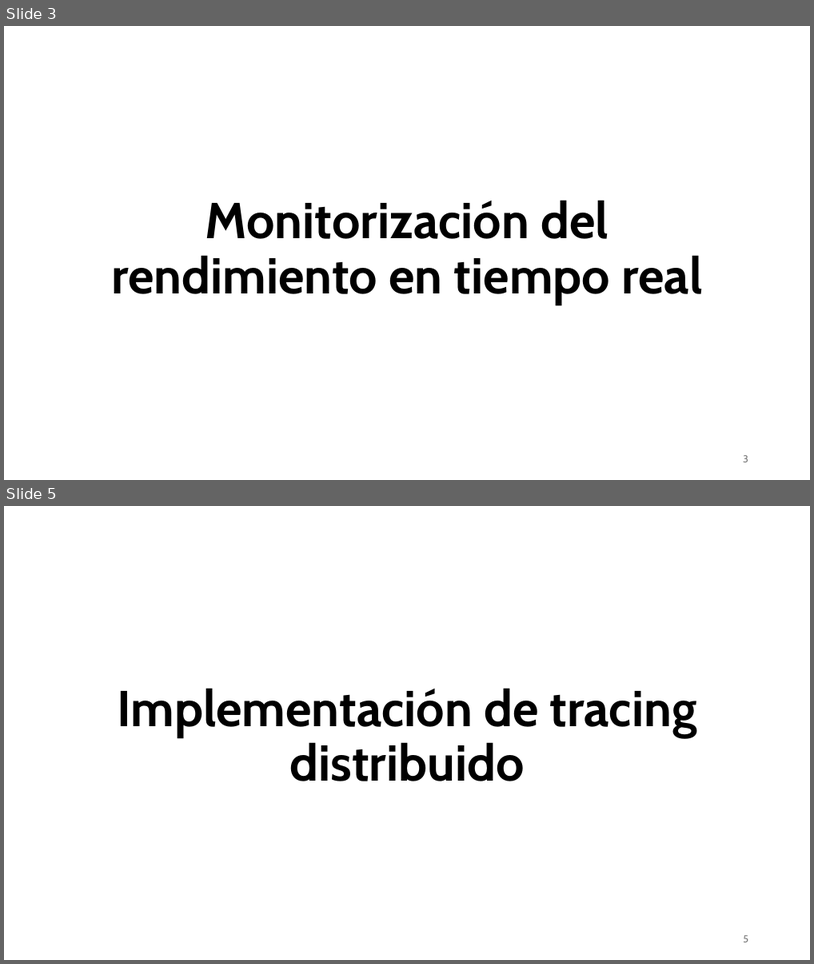
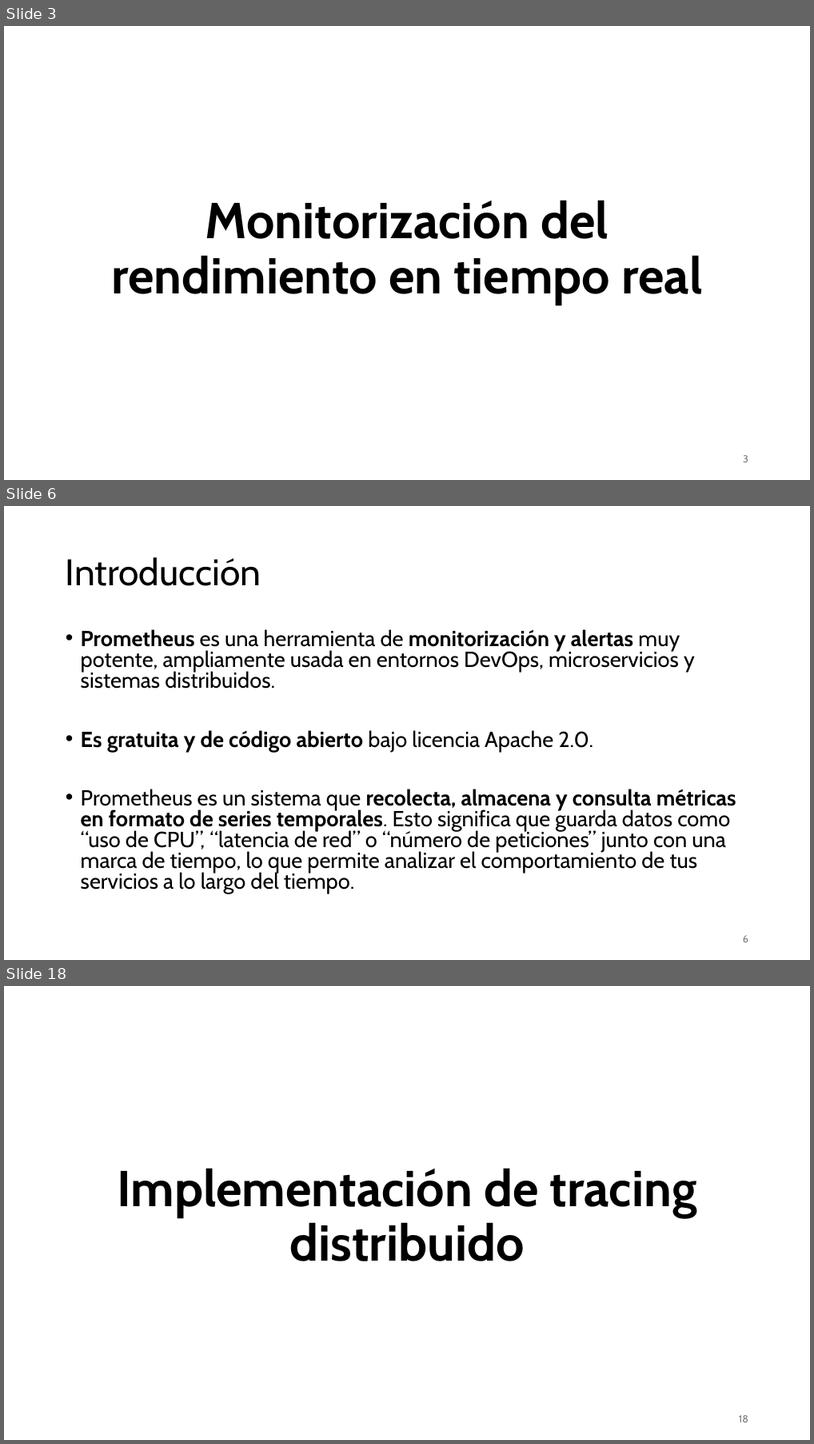
Before and after one commit to aldebarran22/CURSO_CPP_SERVICIOS_30H, a slide deck: doc/8_Monitorizacion_logging_microservicios.pptx. Shown one above the other, each under a label of ours: slides 3 and 5 before the commit, slides 3, 6 and 18 after it; the slides between them are not shown. The pictures are 814x964 and 814x1444 pixels, drawn with LibreOffice and Linux fonts; fonts in the diff are those of the drawing. Boxes give left, top, right and bottom in pixels: in the first picture for what was removed or moved away, otherwise in the second. Text is boxed around its words. In the diff, an @@ line names an element or a change of style, - is before the commit and + after.

```diff
--- a/doc/8_Monitorizacion_logging_microservicios.pptx
+++ b/doc/8_Monitorizacion_logging_microservicios.pptx
@@ slide 6 added at (4, 506, 810, 960), background #FFFFFF @@
@@ title added at (66, 557, 262, 586), 44 pt, text #000000 @@
+Introducción
@@ text added at (81, 629, 737, 894), 25.9 pt, text #000000 @@
+• Prometheus es una herramienta de monitorización y alertas muy potente, ampliamente usada en entornos DevOps, microservicios y sistemas distribuidos.
+• Es gratuita y de código abierto bajo licencia Apache 2.0.
+• Prometheus es un sistema que recolecta, almacena y consulta métricas en formato de series temporales. Esto significa que guarda datos como “uso de CPU”, “latencia de red” o “número de peticiones” junto con una marca de tiempo, lo que permite analizar el comportamiento de tus servicios a lo largo del tiempo.
@@ page number added at (743, 935, 749, 942), 12 pt, text #797979 @@
+6
@@ what was slide 5 is now slide 18 @@
@@ page number at (739, 1415, 749, 1422): text changed @@
-5
+18
```
Also in this commit, not shown: 13 other slides added, 1 slide removed, 3 other files.
